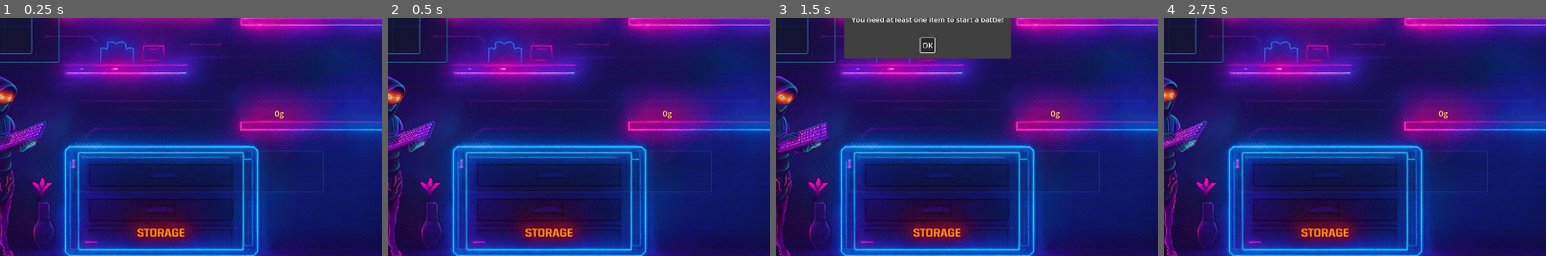
Above: before the commit, frames 1-4 (left to right).
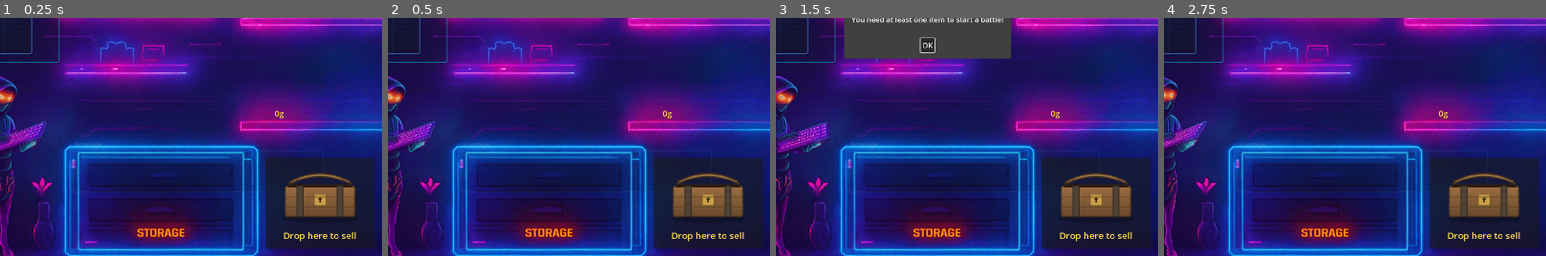
Above: after the commit, the same moments.

Repository: getsentry/ctrl-alt-defeat
Game: Godot game, scene res://scenes/UnifiedGridUI.tscn
Same seed, same stepped clock (60 frames per second), same inputs: the game is played once before the commit and once after it. This scene is started directly instead of the project's main scene.
Inputs:
- Up to frame 1 (0.25 s): no input
- Up to frame 2 (0.5 s): no input
- Up to frame 3 (1.5 s): click "Ready for Battle!" at 0.5 s; click "Ready for Battle!" at 1.25 s
- Up to frame 4 (2.75 s): click "OK" at 2 s
The pictures show only the part of the screen within x 30-80%, y 47-97%; the shares and areas given below are measured in that part.

The runs differ from the first frame. In frame 1, 11% of the frame differs, in the area x 69-98%, y 58-97%; in frame 2, 11%; in frame 3, 11%; in frame 4, 11%.

Commit message:
Sell an item by dropping it on the chest
Selling was a right click on an item in the backpack, which is not
discoverable and gives no warning about what you are about to get.

There is a chest by the shop now. Pick an item up and it says what it
will pay; drop the item on it and it sells. The chest is drawn rather
than left as a grey rectangle, lid ajar so it reads as somewhere to put
something.

The grid learns where the chest is rather than what it is: the parent
hands it a Control, and a drop inside that rectangle sells instead of
placing. Selling already put the item back when the server refused, so
the chest inherits that.

Right click selling is gone, and _remove_item with it, since that was its
only caller.

sell_value goes to the client again, this time because the prompt on the
chest reads it.

Co-Authored-By: Claude Opus 5 (1M context) <noreply@anthropic.com>

Diff:
--- /dev/null
+++ b/client/assets/ui/sell_chest.svg
@@ -0,0 +1,46 @@
+<svg xmlns="http://www.w3.org/2000/svg" viewBox="0 0 240 150" width="240" height="150">
+  <!-- The chest the player drops an item on to sell it. Lid ajar, so it
+       reads as somewhere to put something rather than a closed box. -->
+  <defs>
+    <linearGradient id="wood" x1="0" y1="0" x2="0" y2="1">
+      <stop offset="0" stop-color="#9c7043"/>
+      <stop offset="1" stop-color="#6b4a2b"/>
+    </linearGradient>
+    <linearGradient id="lid" x1="0" y1="0" x2="0" y2="1">
+      <stop offset="0" stop-color="#b08551"/>
+      <stop offset="1" stop-color="#87603a"/>
+    </linearGradient>
+  </defs>
+
+  <!-- shadow on the floor -->
+  <ellipse cx="120" cy="140" rx="88" ry="9" fill="#000000" opacity="0.25"/>
+
+  <!-- body -->
+  <rect x="38" y="62" width="164" height="72" rx="6" fill="url(#wood)"
+        stroke="#4a3320" stroke-width="3"/>
+
+  <!-- the dark of the inside, showing under the raised lid -->
+  <path d="M42 66 L198 66 L192 58 L48 58 Z" fill="#2b1d12"/>
+
+  <!-- lid, tilted back -->
+  <path d="M46 58 Q120 22 194 58 L188 50 Q120 16 52 50 Z"
+        fill="url(#lid)" stroke="#4a3320" stroke-width="3" stroke-linejoin="round"/>
+
+  <!-- iron bands -->
+  <g fill="#4f4237" stroke="#33291f" stroke-width="2">
+    <rect x="66" y="62" width="14" height="72"/>
+    <rect x="160" y="62" width="14" height="72"/>
+  </g>
+
+  <!-- lock plate -->
+  <rect x="106" y="82" width="28" height="26" rx="3"
+        fill="#c8a049" stroke="#7a5f22" stroke-width="2"/>
+  <circle cx="120" cy="93" r="4" fill="#3a2c14"/>
+  <rect x="118" y="93" width="4" height="9" fill="#3a2c14"/>
+
+  <!-- plank seams -->
+  <g stroke="#5c3f26" stroke-width="2" opacity="0.7">
+    <path d="M38 88 L202 88"/>
+    <path d="M38 112 L202 112"/>
+  </g>
+</svg>
--- a/client/scenes/UnifiedGridUI.tscn
+++ b/client/scenes/UnifiedGridUI.tscn
@@ -1,8 +1,9 @@
-[gd_scene load_steps=57 format=3 uid="uid://b6i7wck4p6ind"]
+[gd_scene load_steps=58 format=3 uid="uid://b6i7wck4p6ind"]
 
 [ext_resource type="Script" uid="uid://bsjwiwbja4ewd" path="res://scripts/unified_grid_ui.gd" id="1_unified"]
 [ext_resource type="Texture2D" uid="uid://c3y3cdghsx4wu" path="res://assets/ui/backgrounds/inventory_background.png" id="2_bg"]
 [ext_resource type="Texture2D" uid="uid://dt8utxaf3hedf" path="res://assets/characters/player_character_animation.png" id="3_nenkm"]
+[ext_resource type="Texture2D" uid="uid://p6rkneqswoo6" path="res://assets/ui/sell_chest.svg" id="6_chest"]
 
 [sub_resource type="AtlasTexture" id="AtlasTexture_b08fh"]
 atlas = ExtResource("3_nenkm")
@@ -414,6 +415,35 @@
 offset_top = 779.0
 offset_right = 1053.0
 offset_bottom = 1008.0
+
+[node name="SellChest" type="Panel" parent="."]
+layout_mode = 0
+offset_left = 1090.0
+offset_top = 800.0
+offset_right = 1330.0
+offset_bottom = 1000.0
+
+[node name="Chest" type="TextureRect" parent="SellChest"]
+layout_mode = 0
+offset_left = 8.0
+offset_top = 4.0
+offset_right = 232.0
+offset_bottom = 144.0
+texture = ExtResource("6_chest")
+expand_mode = 1
+stretch_mode = 5
+
+[node name="Prompt" type="Label" parent="SellChest"]
+layout_mode = 0
+offset_top = 146.0
+offset_right = 240.0
+offset_bottom = 196.0
+theme_override_colors/font_color = Color(1, 0.85, 0.3, 1)
+theme_override_font_sizes/font_size = 20
+text = "Drop here to sell"
+horizontal_alignment = 1
+vertical_alignment = 1
+autowrap_mode = 2
 
 [node name="ShopContainer" type="Control" parent="."]
 anchors_preset = 0
--- a/client/scripts/api_types.gd
+++ b/client/scripts/api_types.gd
@@ -41,6 +41,7 @@
 	var cost: int = 0
 	# What the shop is charging today. Equal to cost unless it is on sale.
 	var price: int = 0
+	var sell_value: int = 0
 	# Only ever true of a shop offer. Buying it ends the sale.
 	var on_sale: bool = false
 	var is_container: bool = false
@@ -64,6 +65,7 @@
 		rarity = data["rarity"]
 		cost = int(data["cost"])
 		price = int(data["price"])
+		sell_value = int(data["sell_value"])
 		on_sale = data["on_sale"]
 		is_container = data["is_container"]
 		shape = data["shape"]
@@ -87,6 +89,7 @@
 			"rarity": rarity,
 			"cost": cost,
 			"price": price,
+			"sell_value": sell_value,
 			"on_sale": on_sale,
 			"is_container": is_container,
 			"shape": shape,
--- a/client/scripts/inventory_grid.gd
+++ b/client/scripts/inventory_grid.gd
@@ -45,6 +45,10 @@
 # Stored objects
 var items: Array[Control] = []  # The item visuals on the grid
 var containers: Array[PlacedContainer] = []
+
+# Where an item can be dropped to sell it. The parent owns the chest and
+# hands it over; the grid only needs somewhere to test the pointer against.
+var sell_zone: Control = null
 
 # Drag and drop state
 var dragging_object = null
@@ -59,6 +63,8 @@
 signal item_placed(item_data, grid_pos)
 signal item_removed(item_data, grid_pos)
 signal item_sold(item_data)
+signal drag_started(item_data)
+signal drag_ended()
 signal item_moved(item_id, from_pos, to_pos)
 
 func _ready():
@@ -284,11 +290,6 @@
 			else:
 				# End dragging
 				_end_drag()
-		elif event.button_index == MOUSE_BUTTON_RIGHT and event.pressed:
-			# Right click to sell
-			var item_data = item_visual.get_meta("item_data")
-			item_sold.emit(item_data)
-			_remove_item(item_visual)
 
 func _start_drag(item_visual: Control):
 	"""Start dragging an item"""
@@ -297,6 +298,7 @@
 		return
 
 	dragging_object = item_visual
+	drag_started.emit(item_visual.get_meta("item_data"))
 	original_position = item_visual.position
 	original_grid_pos = item_visual.get_meta("grid_pos")
 	drag_offset = item_visual.position - get_local_mouse_position()
@@ -326,6 +328,15 @@
 	var temp_object = dragging_object
 	dragging_object = null
 	hover_preview.visible = false
+	drag_ended.emit()
+
+	# Dropped on the chest, so sell it rather than place it. The cells were
+	# already cleared when the drag began.
+	if sell_zone and sell_zone.get_global_rect().has_point(get_global_mouse_position()):
+		items.erase(temp_object)
+		temp_object.queue_free()
+		item_sold.emit(item_data)
+		return
 
 	# Check if we're trying to move to the same position - no-op
 	if grid_pos == original_grid_pos:
--- a/client/scripts/unified_grid_ui.gd
+++ b/client/scripts/unified_grid_ui.gd
@@ -34,7 +34,7 @@
 
 
 func _on_item_sold(item_data: APITypes.PlacedItem):
-	"""Called when an item is sold (right-clicked)"""
+	"""Called when an item is dropped on the sell chest"""
 	# The grid has already taken the item off, so put it back if the server
 	# refuses the sale. Otherwise the player loses the item and gets nothing.
 	var response = await BattleServerAPI.sell_item(item_data.id)
@@ -48,6 +48,15 @@
 	_update_stats()
 	_save_current_state()
 	print("Sold %s for %d gold" % [item_data.name, response.gold_gained])
+
+func _on_drag_started(item_data: APITypes.PlacedItem):
+	"""Name the price while the item is in hand, as the shop does."""
+	sell_chest.get_node("Prompt").text = "Drop here to sell for %d" % item_data.sell_value
+
+
+func _on_drag_ended():
+	sell_chest.get_node("Prompt").text = "Drop here to sell"
+
 
 func _on_item_moved(item_id: String, from_pos: Vector2i, to_pos: Vector2i):
 	"""Called after an item has been successfully moved within the inventory"""
@@ -115,6 +124,7 @@
 
 # UI References
 var shop_container: Control
+var sell_chest: Control
 var stats_label: Label
 var gold_preview_label: Label
 
@@ -234,6 +244,7 @@
 	if hide_shop:
 		return
 	shop_container = $ShopContainer
+	sell_chest = $SellChest
 
 func _create_server_room():
 	# Panel already exists, just style it
@@ -266,6 +277,9 @@
 	inventory_grid.item_removed.connect(_on_item_removed)
 	inventory_grid.item_sold.connect(_on_item_sold)
 	inventory_grid.item_moved.connect(_on_item_moved)
+	inventory_grid.drag_started.connect(_on_drag_started)
+	inventory_grid.drag_ended.connect(_on_drag_ended)
+	inventory_grid.sell_zone = sell_chest
 
 	# Set legacy references for compatibility
 	server_room_container = inventory_grid
--- a/client/test/unit/test_api_types.gd
+++ b/client/test/unit/test_api_types.gd
@@ -26,6 +26,7 @@
 		"rarity": "rare",
 		"cost": 8,
 		"price": 8,
+		"sell_value": 4,
 		"on_sale": false,
 		"min_damage": 2,
 		"max_damage": 5,
--- a/client/test/unit/test_unified_grid_ui.gd
+++ b/client/test/unit/test_unified_grid_ui.gd
@@ -382,3 +382,23 @@
 	assert_not_null(refresh_btn, "There should be a refresh button")
 	assert_gt(ready_btn.pressed.get_connections().size(), 0, "Ready should do something")
 	assert_gt(refresh_btn.pressed.get_connections().size(), 0, "Refresh should do something")
+
+
+# ============ Sell chest ============
+
+func test_the_chest_names_the_price_while_an_item_is_held():
+	var item = TestHelpers.placed_item({"name": "Null Blade", "sell_value": 4})
+	ui._on_drag_started(item)
+	assert_eq(ui.sell_chest.get_node("Prompt").text, "Drop here to sell for 4")
+
+
+func test_the_chest_stops_naming_a_price_once_the_item_is_down():
+	ui._on_drag_started(TestHelpers.placed_item({"sell_value": 4}))
+	ui._on_drag_ended()
+	assert_eq(ui.sell_chest.get_node("Prompt").text, "Drop here to sell")
+
+
+func test_the_grid_knows_where_the_chest_is():
+	# Without this the grid has nothing to test a drop against and every
+	# item goes back to its square.
+	assert_eq(ui.inventory_grid.sell_zone, ui.sell_chest)
--- a/client/test/utils/test_helpers.gd
+++ b/client/test/utils/test_helpers.gd
@@ -13,6 +13,7 @@
 		"rarity": "rare",
 		"cost": 8,
 		"price": 8,
+		"sell_value": 4,
 		"on_sale": false,
 		"is_container": false,
 		"shape": [[0, 0]],
Not shown, added: client/assets/ui/sell_chest.svg.import
Not shown, changed: server/items.py
